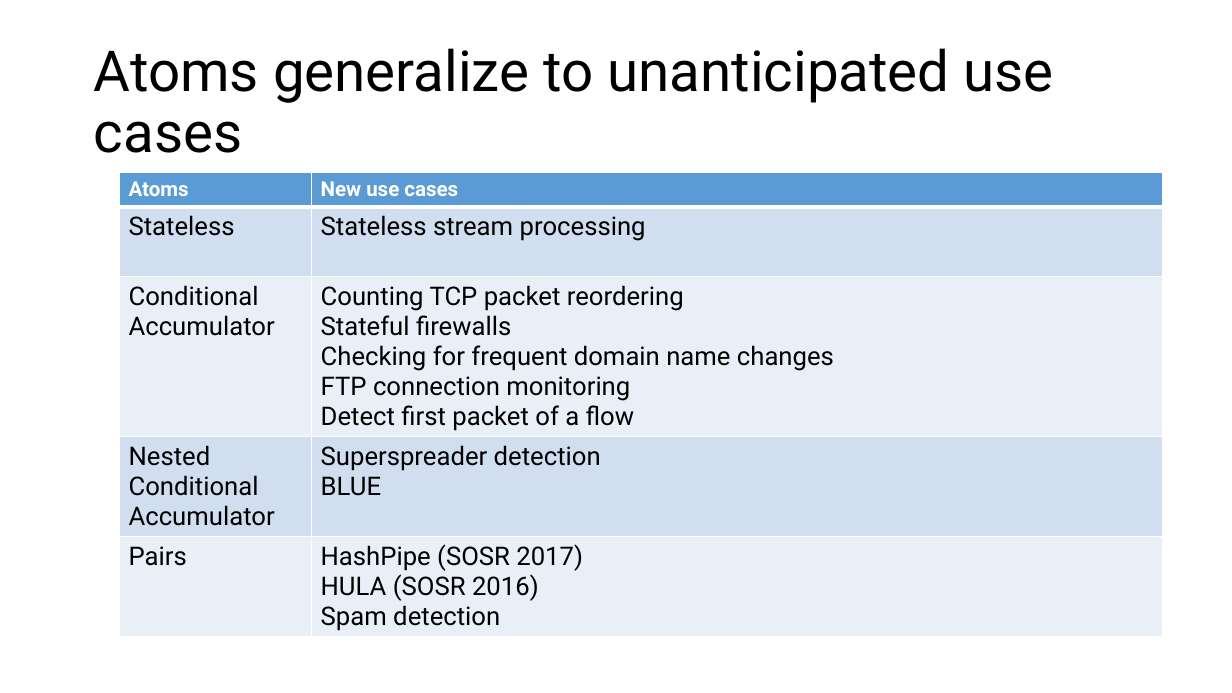
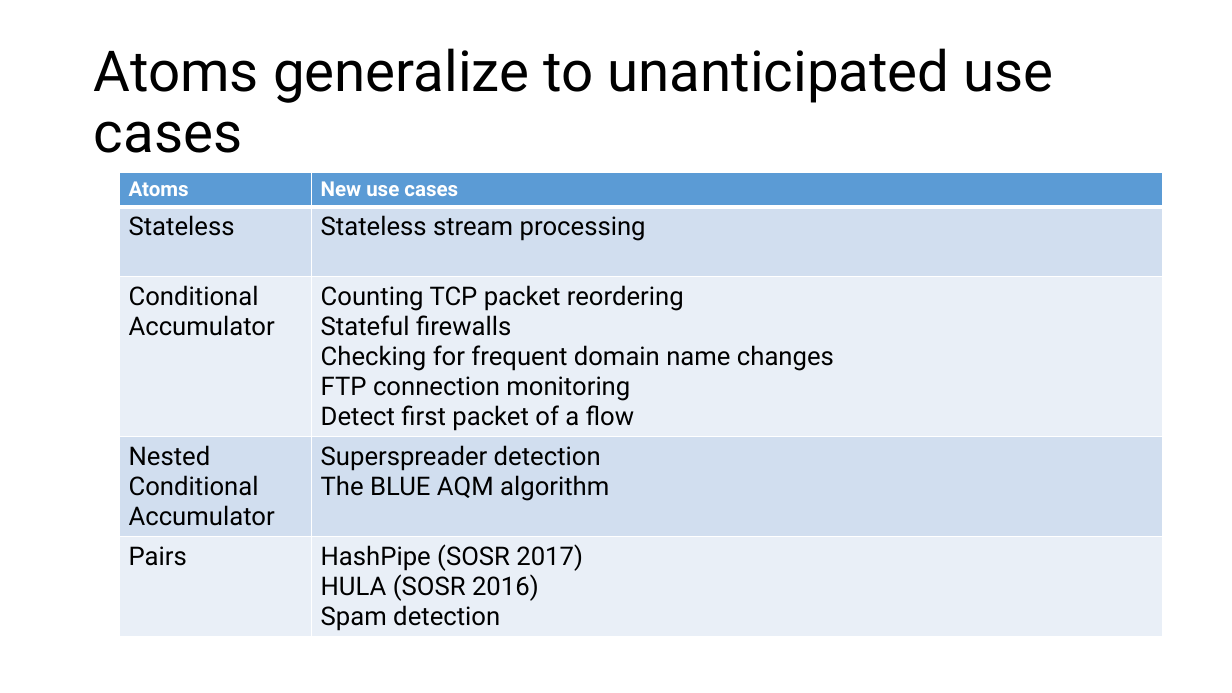
Before and after one commit to anirudhSK/pifo-domino-marple-ppts, a slide deck: slide 20 of uw_talk.pptx (slide 19 before the commit). Drawn at 1232x693 pixels with LibreOffice and Linux fonts; fonts in the diff are those of the drawing. Boxes give left, top, right and bottom in pixels: in the first picture for what was removed or moved away, otherwise in the second. Text is boxed around its words. In the diff, an @@ line names an element or a change of style, - is before the commit and + after.

```diff
--- a/uw_talk.pptx
+++ b/uw_talk.pptx
@@ table at bbox=[119, 173, 1163, 645] @@
-row 4, column 2: Superspreader detection / BLUE
+row 4, column 2: Superspreader detection / The BLUE AQM algorithm
```
Also in this commit, not shown: 2 other slides changed, 1 slide added.
